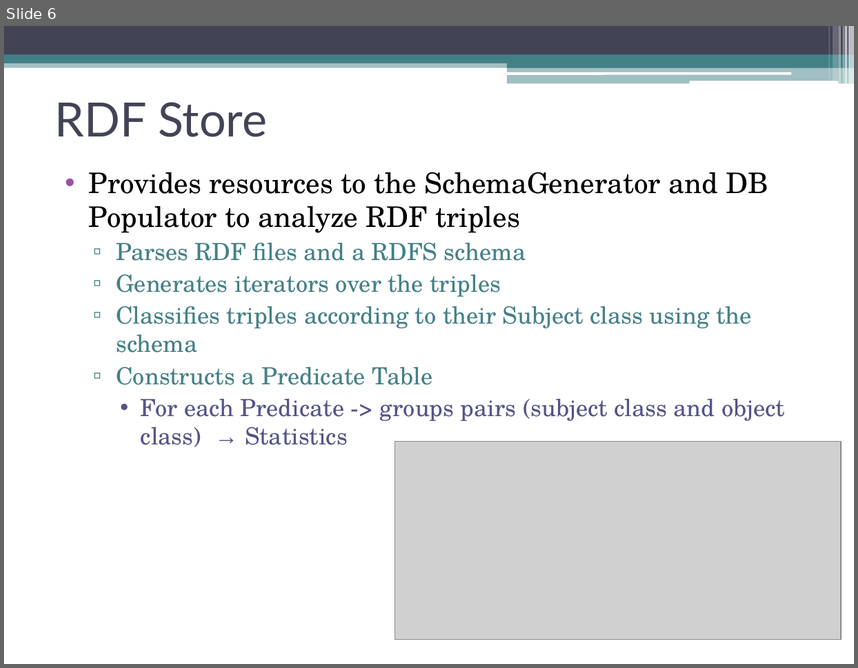
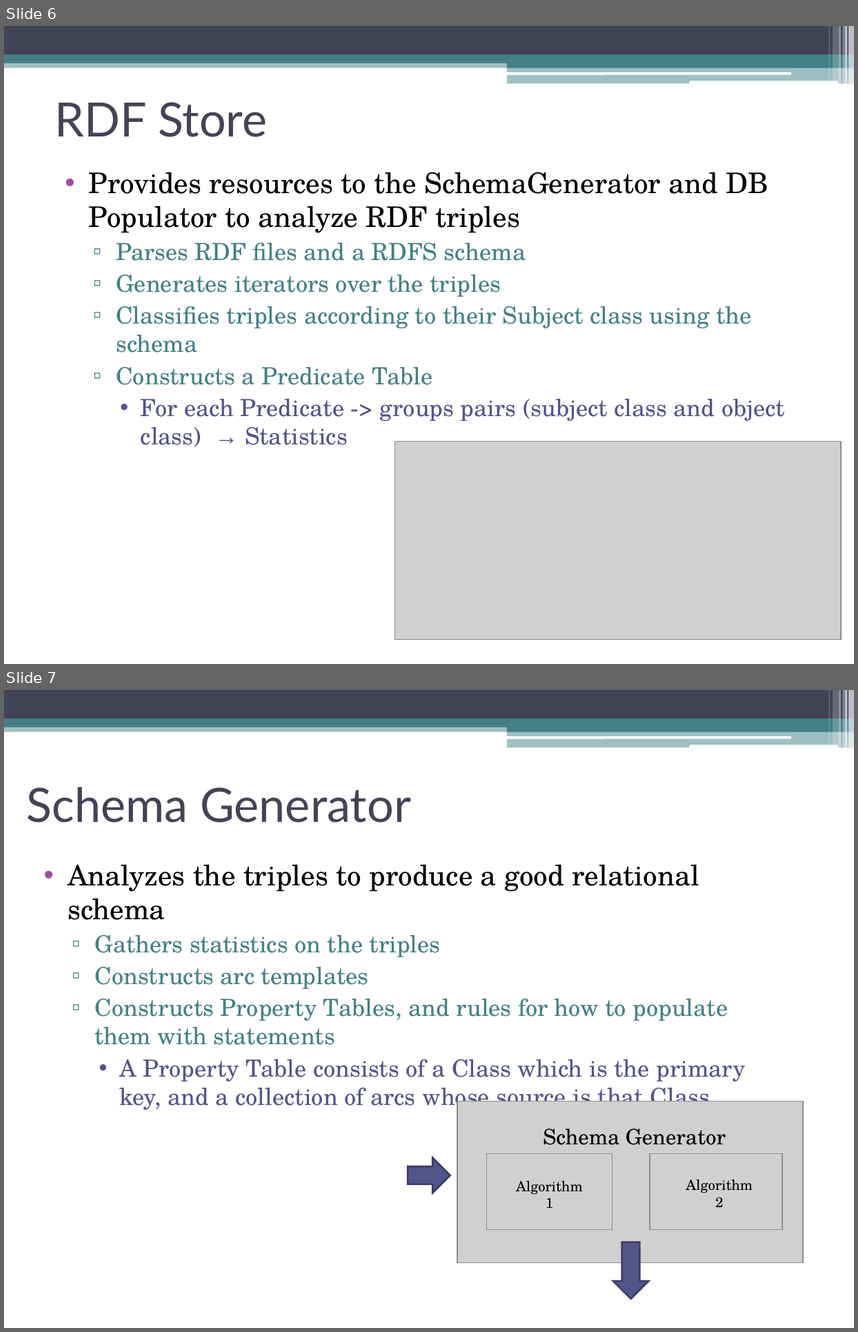
Before and after one commit to oshanis/r-store, a slide deck: docs/R_Store.ppt. Shown one above the other, each under a label of ours: slide 6 before the commit, slides 6 and 7 after it. The pictures are 858x668 and 858x1332 pixels, drawn with LibreOffice and Linux fonts; fonts in the diff are those of the drawing; grey boxes stand for pictures. Boxes give left, top, right and bottom in pixels: in the first picture for what was removed or moved away, otherwise in the second. Text is boxed around its words. In the diff, an @@ line names an element or a change of style, - is before the commit and + after.

```diff
--- a/docs/R_Store.ppt
+++ b/docs/R_Store.ppt
@@ slide 7 added at (x1=4, y1=690, x2=854, y2=1328), background #FFFFFF; not listed: 13 template elements that a slide beside it also shows @@
@@ title added at (x1=27, y1=787, x2=411, y2=822), 40 pt, text #424456 @@
+Schema Generator
@@ text added at (x1=67, y1=864, x2=745, y2=1112), 20 pt, text #438086 @@
+• Analyzes the triples to produce a good relational schema
+  ▫ Gathers statistics on the triples
+  ▫ Constructs arc templates
+  ▫ Constructs Property Tables, and rules for how to populate them with statements
+    • A Property Table consists of a Class which is the primary key, and a collection of arcs whose source is that Class
@@ group added at (x1=408, y1=1101, x2=803, y2=1299): 3 pictures, 3 texts, 1 right arrow, 1 down arrow @@
+Schema Generator
+Algorithm 1
+Algorithm 2
```
Also in this commit, not shown: 3 slides changed, 1 other slide added, 2 slides removed, 1 other file.
